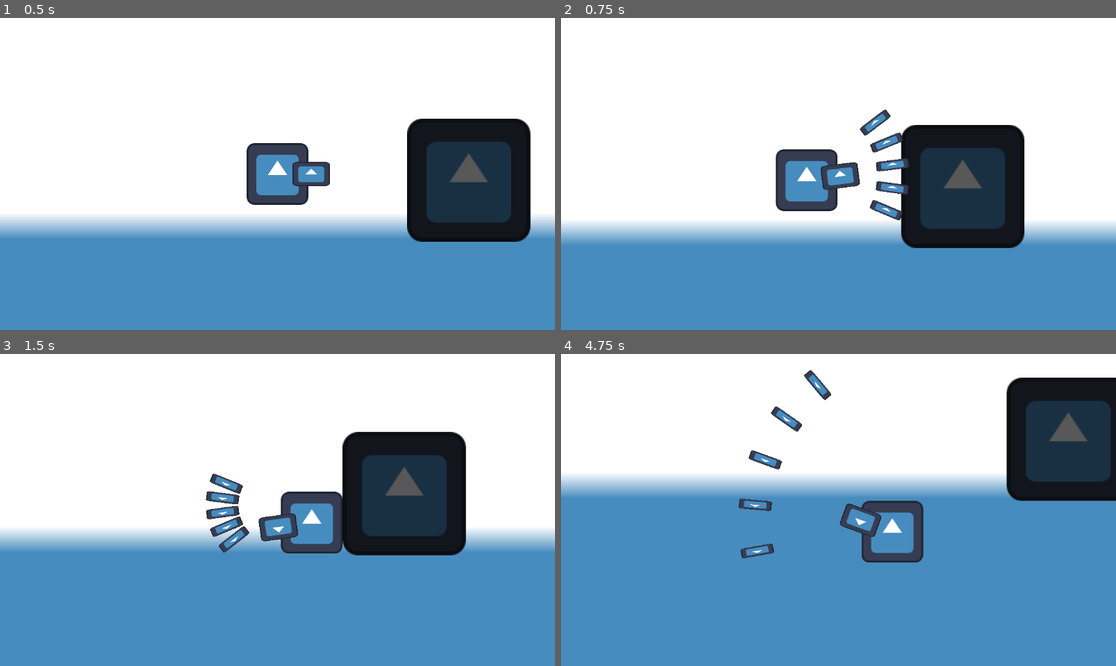
Above: before the commit, frames 1-4 (two rows, left to right).
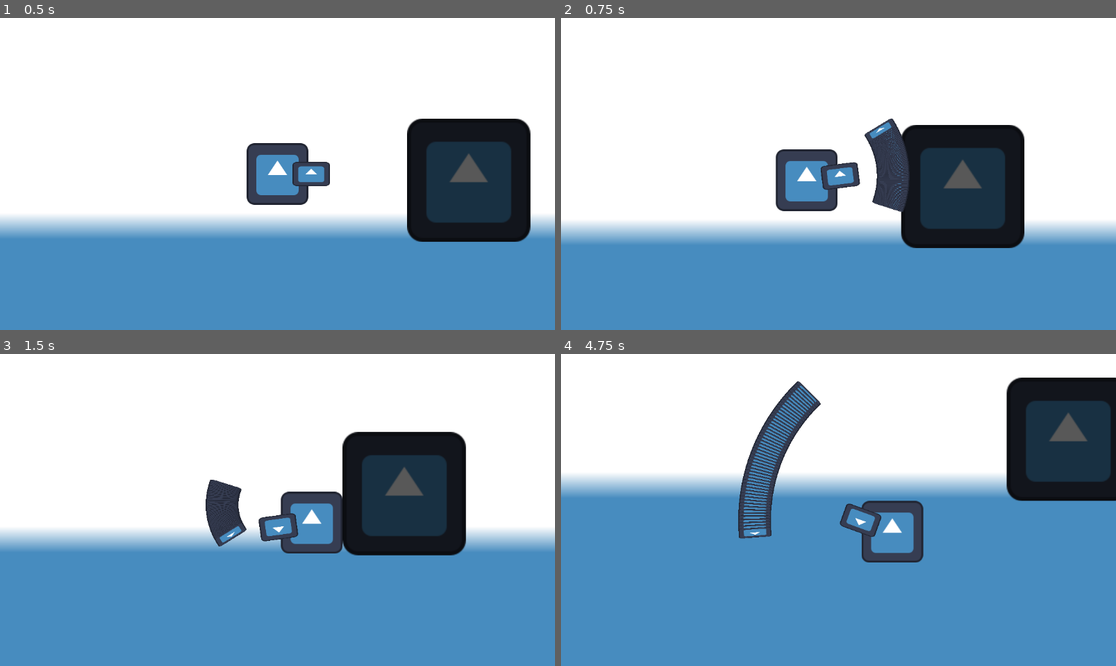
Above: after the commit, the same moments.

Repository: Shuflduf/MultiMurder
Game: Godot game, scene res://scenes/main.tscn
The game is run twice, just before and just after one commit, with the same random seed, the same clock (stepped at 60 frames per second) and the same inputs. The engine's default icon, where the game draws it, is replaced by a stand-in: a white triangle on a blue panel in a dark square.
Inputs (mouse positions are in pixels of both pictures, inside the frame that each line leads up to):
- Up to frame 1 (0.5 s): no input
- Up to frame 2 (0.75 s): tap Enter at 0.5 s; move the mouse to (960, 158) at 0.52 s; press the mouse at (960, 158) at 0.53 s; hold D (right) from 0.53 s (still down)
- Up to frame 3 (1.5 s): move the mouse to (166, 525) at 1.27 s; release D (right) at 1.28 s; release the mouse at (166, 525) at 1.28 s; hold S (down) from 1.28 s (still down); click (166, 525) at 1.35 s
- Up to frame 4 (4.75 s): move the mouse to (894, 441) at 2.02 s; release S (down) at 2.03 s; press the mouse at (894, 441) at 2.03 s; hold D (right) 2.03-2.78 s; move the mouse to (810, 572) at 2.77 s; release the mouse at (810, 572) at 2.78 s; hold W (up) 2.78-3.53 s; click (810, 572) at 2.85 s; move the mouse to (1005, 556) at 3.52 s; press the mouse at (1005, 556) at 3.53 s; hold A (left) from 3.53 s (still down); move the mouse to (672, 463) at 4.27 s; release the mouse at (672, 463) at 4.28 s; click (672, 463) at 4.35 s

Frame 1 is identical in both runs. In frame 2, 1.6% of the frame differs, in the area x 53-63%, y 29-65%; in frame 3, 1.0%; in frame 4, 2.9%, in the area x 31-49%, y 5-66%.

Commit message:
bullets delete themselves after certain time

Diff:
--- a/scenes/player.tscn
+++ b/scenes/player.tscn
@@ -37,7 +37,7 @@
 
 [node name="Shotgun" parent="." instance=ExtResource("5_vgh3t")]
 script = ExtResource("6_1tqjj")
-pellet_count = 5
+pellet_count = 50
 spread = 60
 neat_spread = true
 
--- a/scripts/bullet.gd
+++ b/scripts/bullet.gd
@@ -2,9 +2,12 @@
 extends CharacterBody2D
 
 @onready var move_component: MoveComponent = $MoveComponent
+@export var timespan = 1
 
 func _ready() -> void:
 	update_direction(rotation)
+	await get_tree().create_timer(timespan).timeout
+	queue_free()
 
 func _on_area_2d_body_entered(_body: Node2D) -> void:
 	queue_free()
--- a/scripts/guns/shotgun.gd
+++ b/scripts/guns/shotgun.gd
@@ -5,8 +5,11 @@
 @export_range(0, 90) var spread = 60
 @export var neat_spread = true
 
-var offset = pellet_count / 2
-var bullet_dist = spread / (pellet_count - 1)
+var offset: int
+var bullet_dist: float
+
+func _ready() -> void:
+	calculate_spread()
 
 func shoot():
 	if neat_spread:
@@ -22,6 +25,6 @@
 			new_bullet.rotation = deg_to_rad(bullet_offset) + rotation
 			add_child(new_bullet)
 
-#func calculate_spread():
-	#var offset = pellet_count / 2
-	#for i in pellet_count:
+func calculate_spread():
+	offset = pellet_count / 2
+	bullet_dist = spread / (pellet_count - 1)
